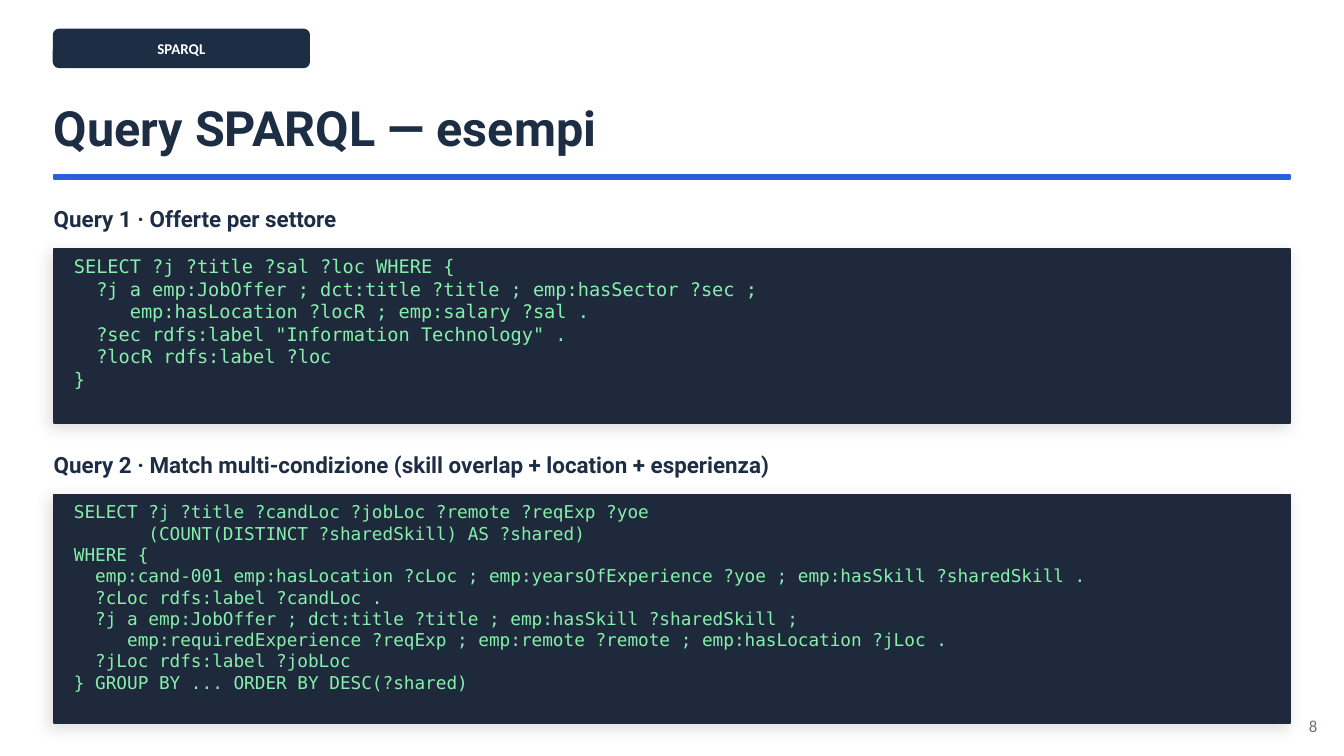
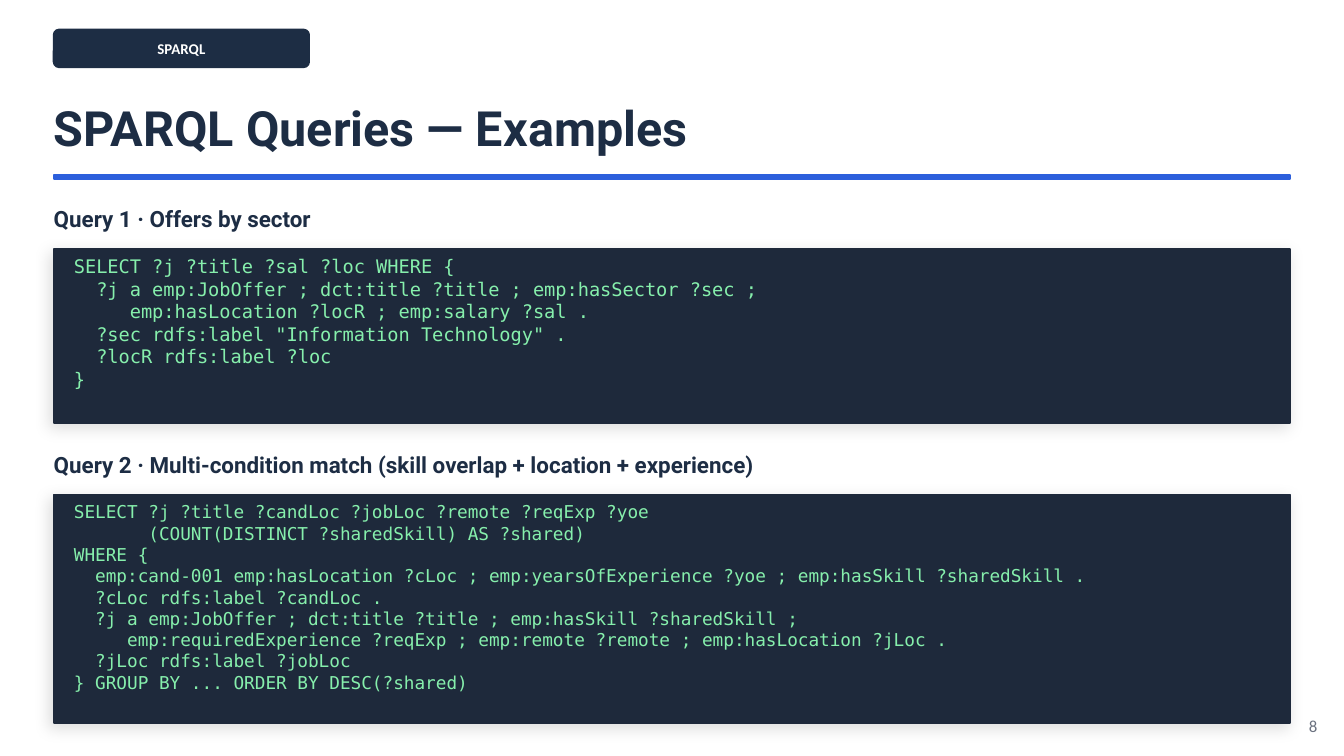
Before and after one commit to ediscota/SOSE-Homework, a slide deck: slide 8 of slides/SoSE-Employment-DaaS-EaaS.pptx. Drawn at 1344x756 pixels with LibreOffice and Linux fonts; fonts in the diff are those of the drawing. Boxes give left, top, right and bottom in pixels: in the first picture for what was removed or moved away, otherwise in the second. Text is boxed around its words. In the diff, an @@ line names an element or a change of style, - is before the commit and + after.

```diff
--- a/slides/SoSE-Employment-DaaS-EaaS.pptx
+++ b/slides/SoSE-Employment-DaaS-EaaS.pptx
@@ text at box(54, 109, 687, 156): text changed @@
-Query SPARQL — esempi
+SPARQL Queries — Examples
@@ text at box(54, 210, 310, 232): text changed @@
-Query 1 · Offerte per settore
+Query 1 · Offers by sector
@@ text at box(54, 455, 753, 478): text changed @@
-Query 2 · Match multi-condizione (skill overlap + location + esperienza)
+Query 2 · Multi-condition match (skill overlap + location + experience)
```
Also in this commit, not shown: 19 other slides changed, 2 slides added, 2 slides removed, 2 other files.
